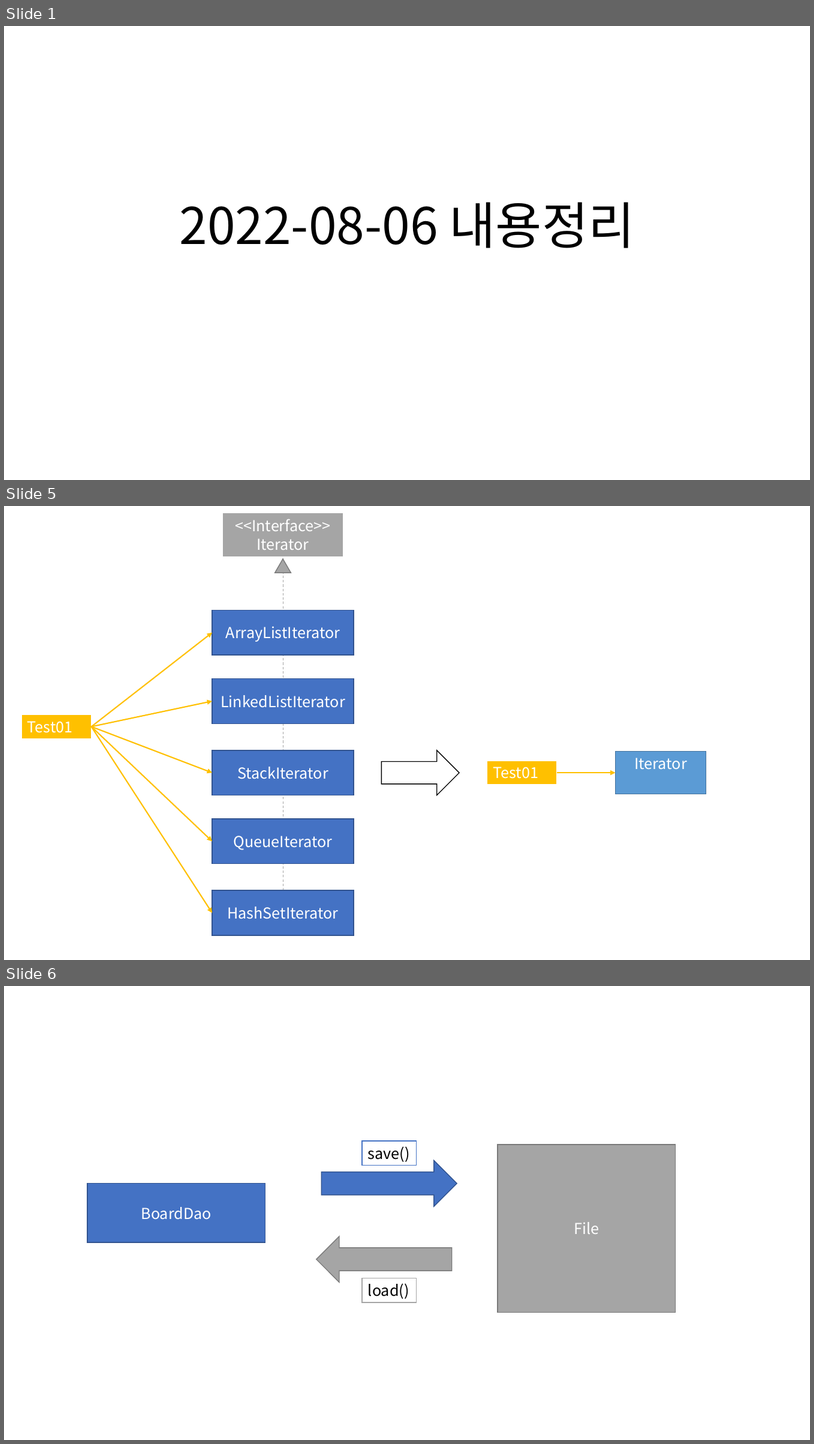
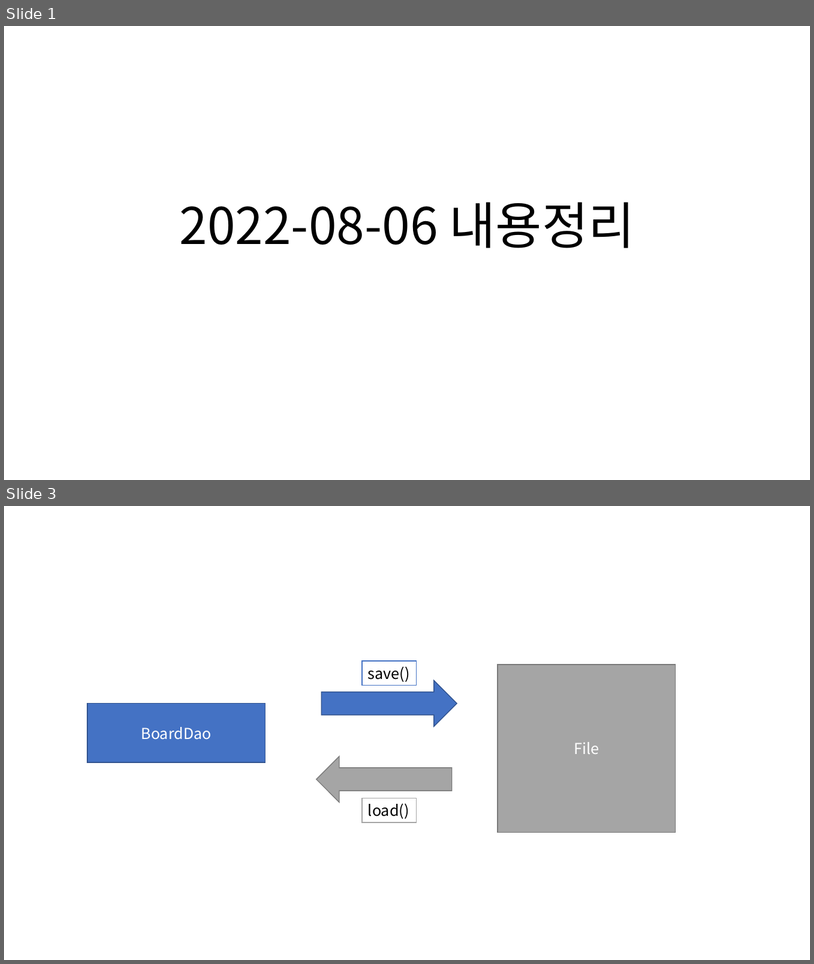
Before and after one commit to Dingadung/2022-study-workspace, a slide deck: study-note/자바/2022-08-06 내용정리.pptx. Shown one above the other, each under a label of ours: slides 1, 5 and 6 before the commit, slides 1 and 3 after it; the slides between them are not shown. The pictures are 814x1444 and 814x964 pixels, drawn with LibreOffice and Linux fonts; fonts in the diff are those of the drawing. Boxes give left, top, right and bottom in pixels: in the first picture for what was removed or moved away, otherwise in the second. Text is boxed around its words. In the diff, an @@ line names an element or a change of style, - is before the commit and + after.

```diff
--- a/study-note/자바/2022-08-06 내용정리.pptx
+++ b/study-note/자바/2022-08-06 내용정리.pptx
@@ slide 5 removed at (4,506,810,960), background #FFFFFF @@
@@ rectangle removed at (222,512,344,557) @@
-<<Interface>>
-Iterator
@@ triangle removed at (275,559,291,573) @@
@@ line removed from (283, 890) to (283, 558) @@
@@ rectangle removed at (212,610,354,655) @@
-ArrayListIterator
@@ arrow removed from (92, 727) to (212, 633) @@
@@ rectangle removed at (212,678,354,723) @@
-LinkedListIterator
@@ arrow removed from (92, 727) to (212, 701) @@
@@ rectangle removed at (21,714,91,738) @@
-Test01
@@ arrow removed from (92, 727) to (212, 773) @@
@@ arrow removed from (92, 727) to (212, 841) @@
@@ arrow removed from (92, 727) to (212, 913) @@
@@ rectangle removed at (212,750,354,795) @@
-StackIterator
@@ right arrow removed at (381,750,459,795) @@
@@ rectangle removed at (615,751,707,794) @@
-Iterator
@@ rectangle removed at (488,760,558,784) @@
-Test01
@@ arrow removed from (558, 773) to (615, 773) @@
@@ rectangle removed at (212,819,354,864) @@
-QueueIterator
@@ rectangle removed at (212,890,354,935) @@
-HashSetIterator
@@ what was slide 6 is now slide 3 @@
```
Also in this commit, not shown: 1 slide added, 3 other slides removed, 3 other files.
